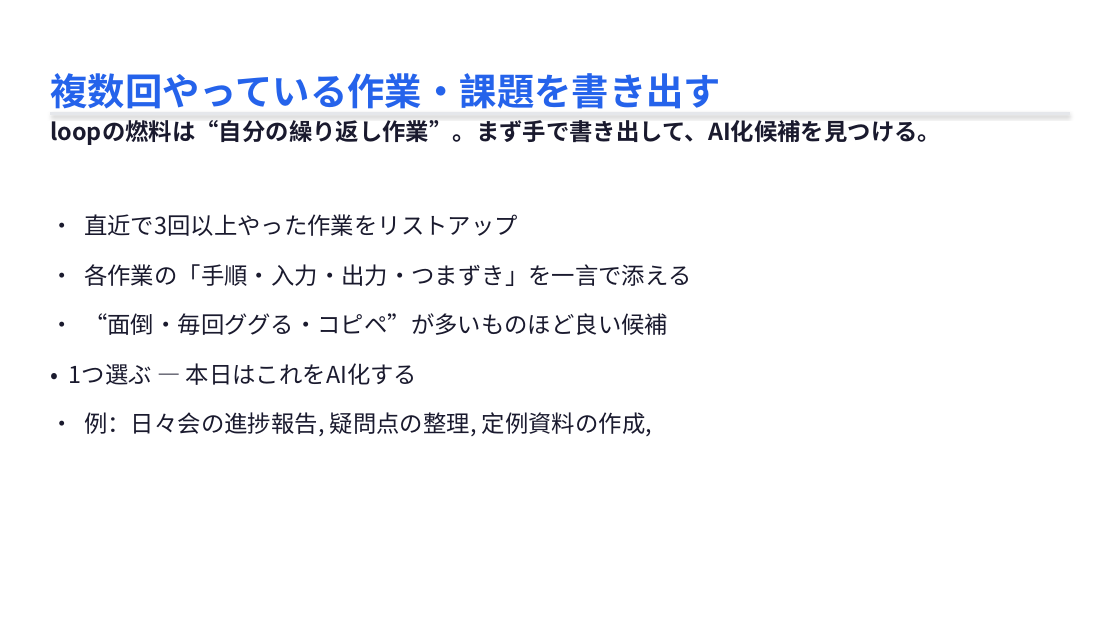
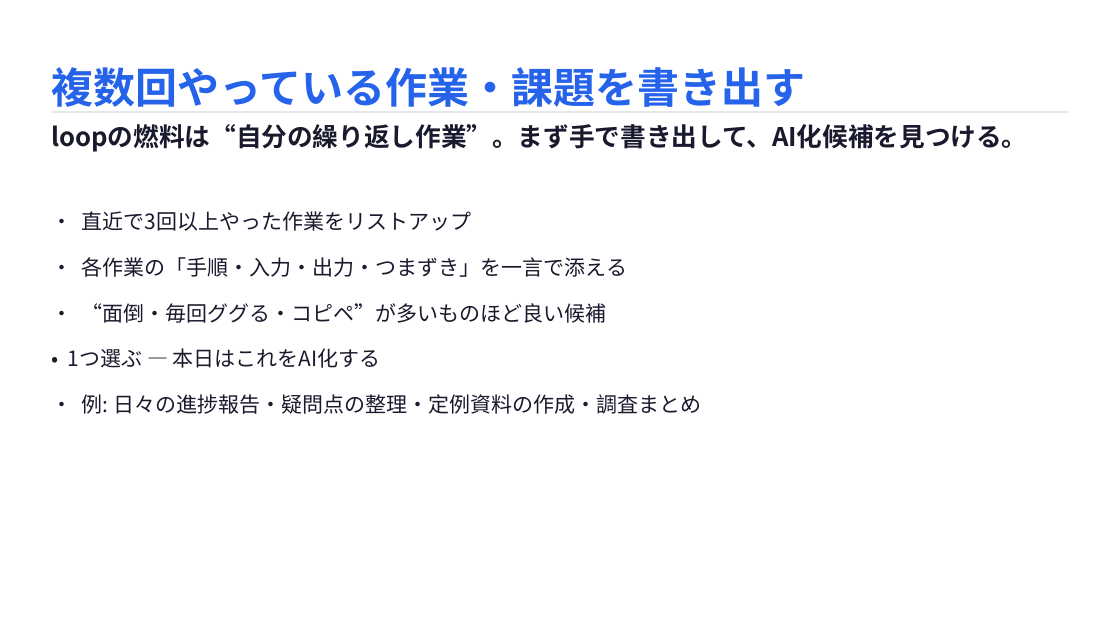
Before and after one commit to masaya-ueki/life-os, a slide deck: slide 14 of domains/presentation/decks/ai-driven-handson/ai-driven-handson.pptx (slide 15 before the commit). Drawn at 1120x630 pixels with LibreOffice and Linux fonts; fonts in the diff are those of the drawing. Boxes give left, top, right and bottom in pixels: in the first picture for what was removed or moved away, otherwise in the second. Text is boxed around its words. In the diff, an @@ line names an element or a change of style, - is before the commit and + after.

```diff
--- a/domains/presentation/decks/ai-driven-handson/ai-driven-handson.pptx
+++ b/domains/presentation/decks/ai-driven-handson/ai-driven-handson.pptx
@@ text "複数回やっている作業・課題を書き出す" at [51, 67, 805, 107]: size 32 to 36 pt @@
@@ text "loopの燃料は“自分の繰り返し作業”。まず手で書き出して、AI化候補を見つける。" at [51, 124, 1027, 152]: size 20 to 22 pt @@
@@ text at [68, 211, 627, 368]: size 20 to 18 pt in "• 直近で3回以上やった作業をリストアップ", "• 各作業の「手順・入力・出力・つまずき」を一言で添える", "• “面倒・毎回ググる・コピペ”が多いものほど良い候補", "• 1つ選ぶ — 本日はこれをAI化する"; indent changed @@
@@ text at [82, 394, 701, 414]: text changed; size 20 to 18 pt @@
-• 例：日々会の進捗報告, 疑問点の整理, 定例資料の作成,
+• 例: 日々の進捗報告・疑問点の整理・定例資料の作成・調査まとめ
```
Also in this commit, not shown: 18 other slides changed, 5 slides added, 3 slides removed, 2 other files.
